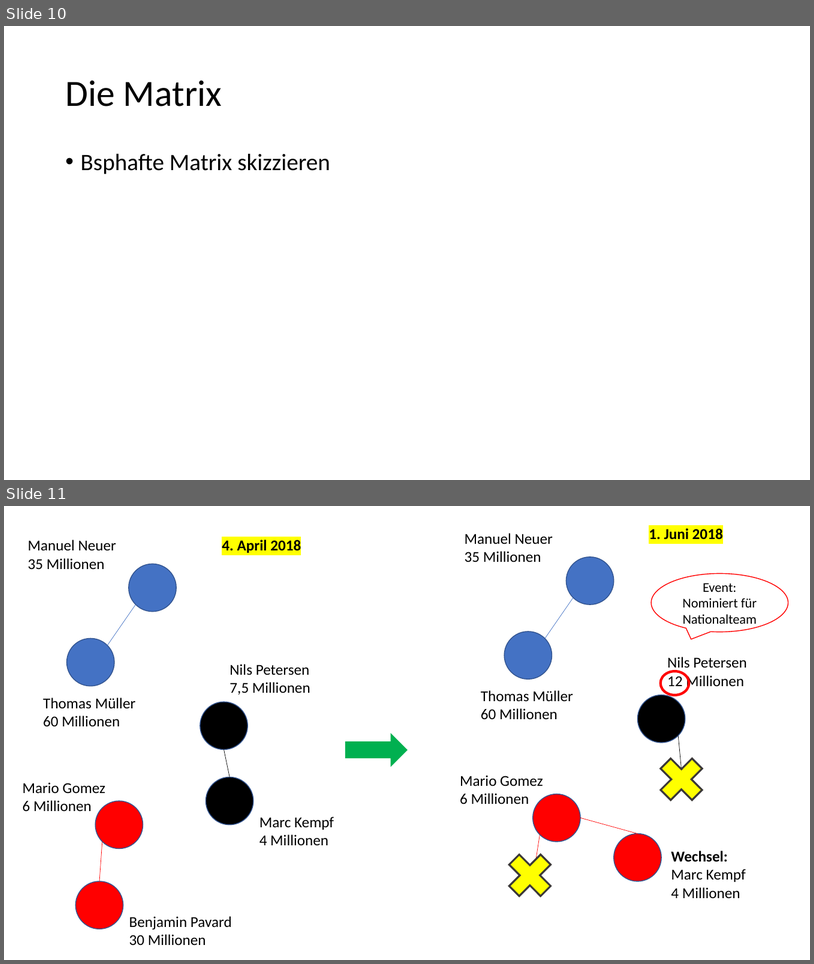
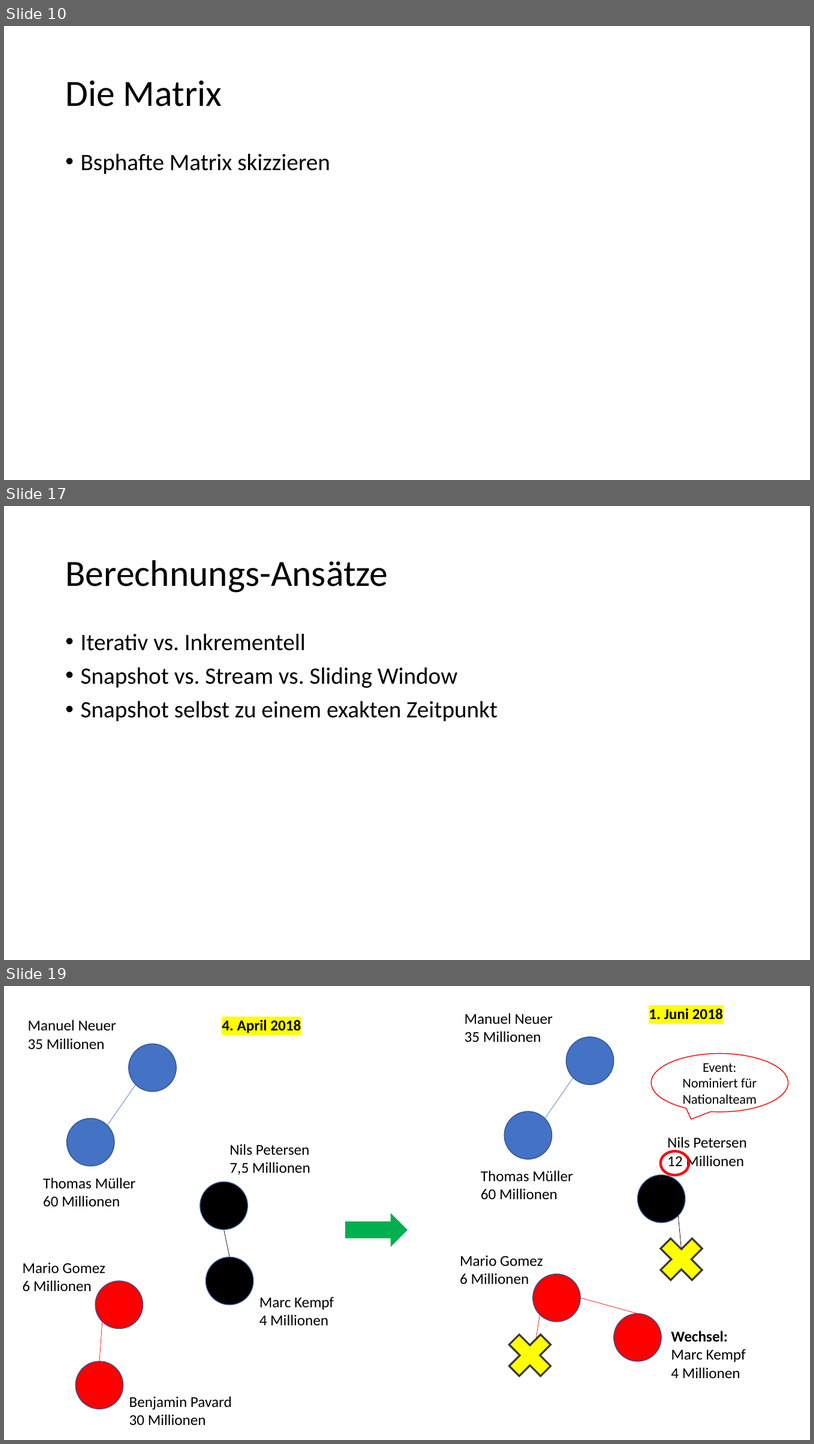
Before and after one commit to johnsonaux/temporale-graphen, a slide deck: Bewertungsmatrix.pptx. Shown one above the other, each under a label of ours: slides 10 and 11 before the commit, slides 10, 17 and 19 after it; the slides between them are not shown. The pictures are 814x964 and 814x1444 pixels, drawn with LibreOffice and Linux fonts; fonts in the diff are those of the drawing. Boxes give left, top, right and bottom in pixels: in the first picture for what was removed or moved away, otherwise in the second. Text is boxed around its words. In the diff, an @@ line names an element or a change of style, - is before the commit and + after.

```diff
--- a/Bewertungsmatrix.pptx
+++ b/Bewertungsmatrix.pptx
@@ slide 17 added at bbox=[4, 506, 810, 960], background #FFFFFF @@
@@ title added at bbox=[65, 560, 388, 592], 44 pt, text #000000 @@
+Berechnungs-Ansätze
@@ text added at bbox=[81, 633, 498, 721], 28 pt, text #000000 @@
+• Iterativ vs. Inkrementell
+• Snapshot vs. Stream vs. Sliding Window
+• Snapshot selbst zu einem exakten Zeitpunkt
@@ what was slide 11 is now slide 19 @@
```
Also in this commit, not shown: 1 slide changed, 8 other slides added, 2 other files.
